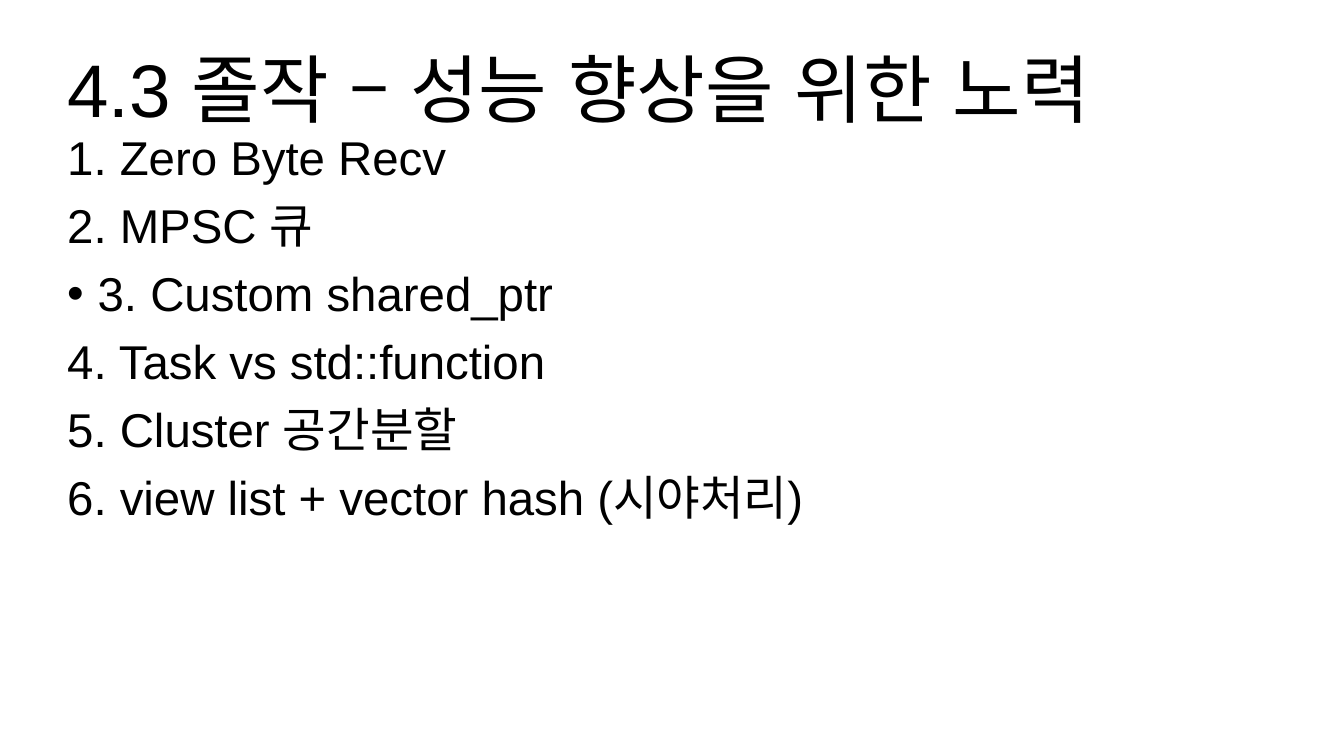
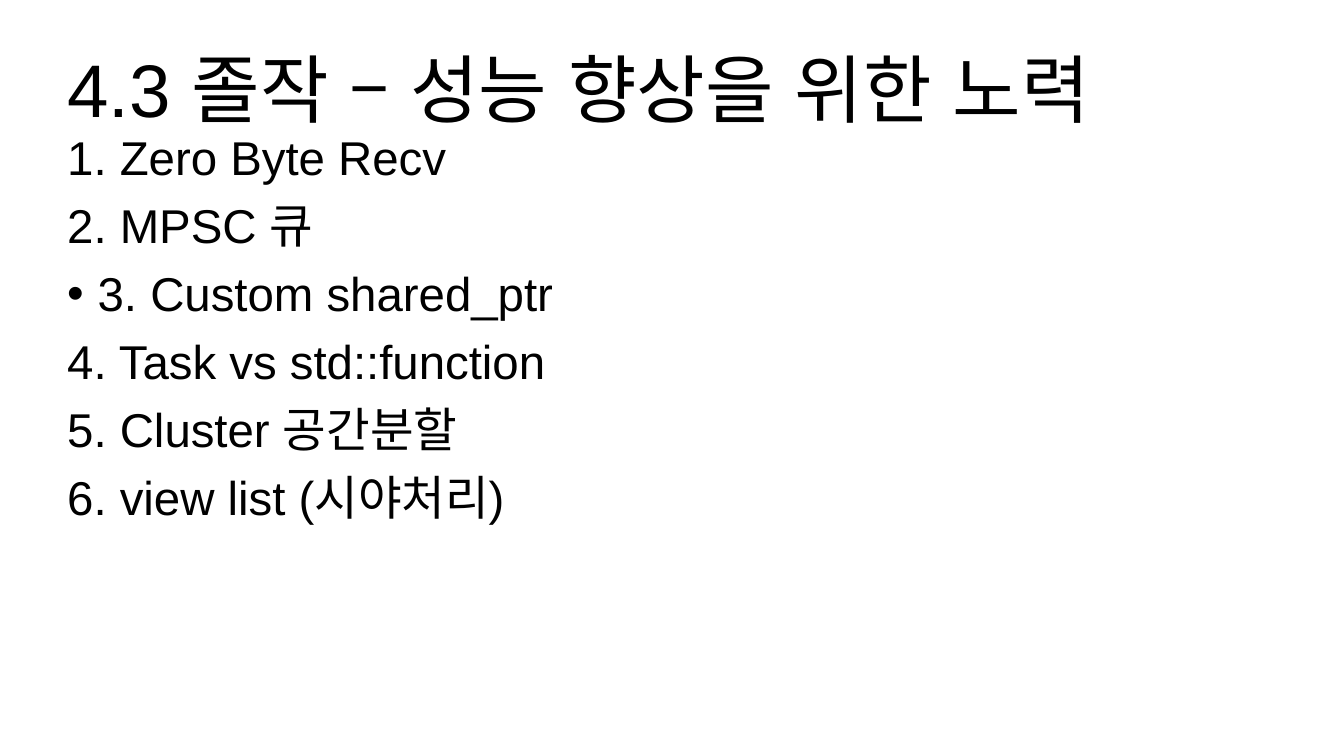
Before and after one commit to hypernagox/FYP_Evergreen, a slide deck: slide 32 of 포트폴리오/서버_최재혁/포트폴리오.pptx. Drawn at 1344x756 pixels with LibreOffice and Linux fonts; fonts in the diff are those of the drawing. Boxes give left, top, right and bottom in pixels: in the first picture for what was removed or moved away, otherwise in the second. Text is boxed around its words. In the diff, an @@ line names an element or a change of style, - is before the commit and + after.

```diff
--- a/포트폴리오/서버_최재혁/포트폴리오.pptx
+++ b/포트폴리오/서버_최재혁/포트폴리오.pptx
@@ text at [67,478,505,525]: text changed @@
-6. view list + vector hash (시야처리)
+6. view list (시야처리)
```
Also in this commit, not shown: 3 other slides changed, 1 slide removed.
